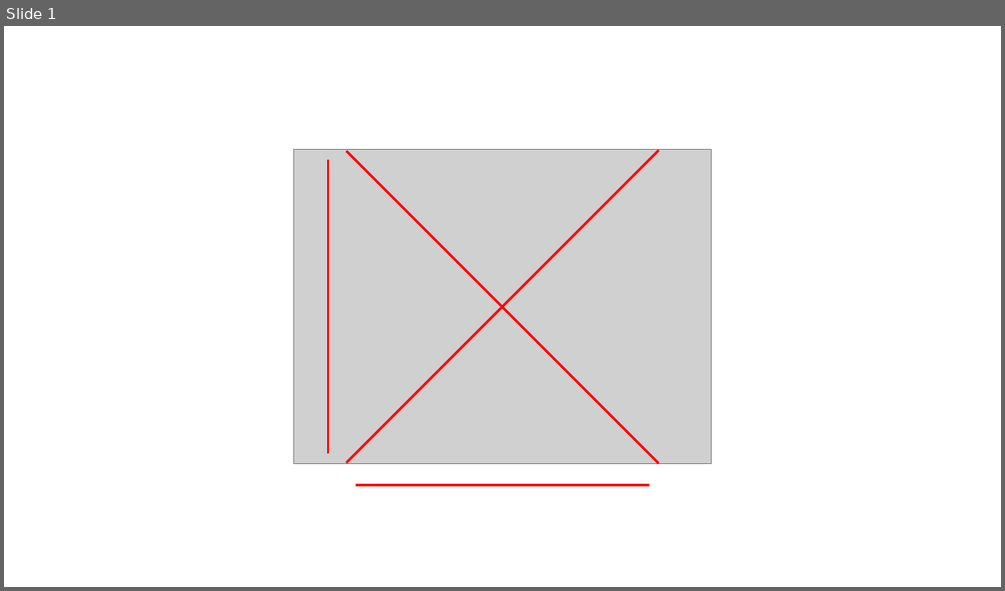
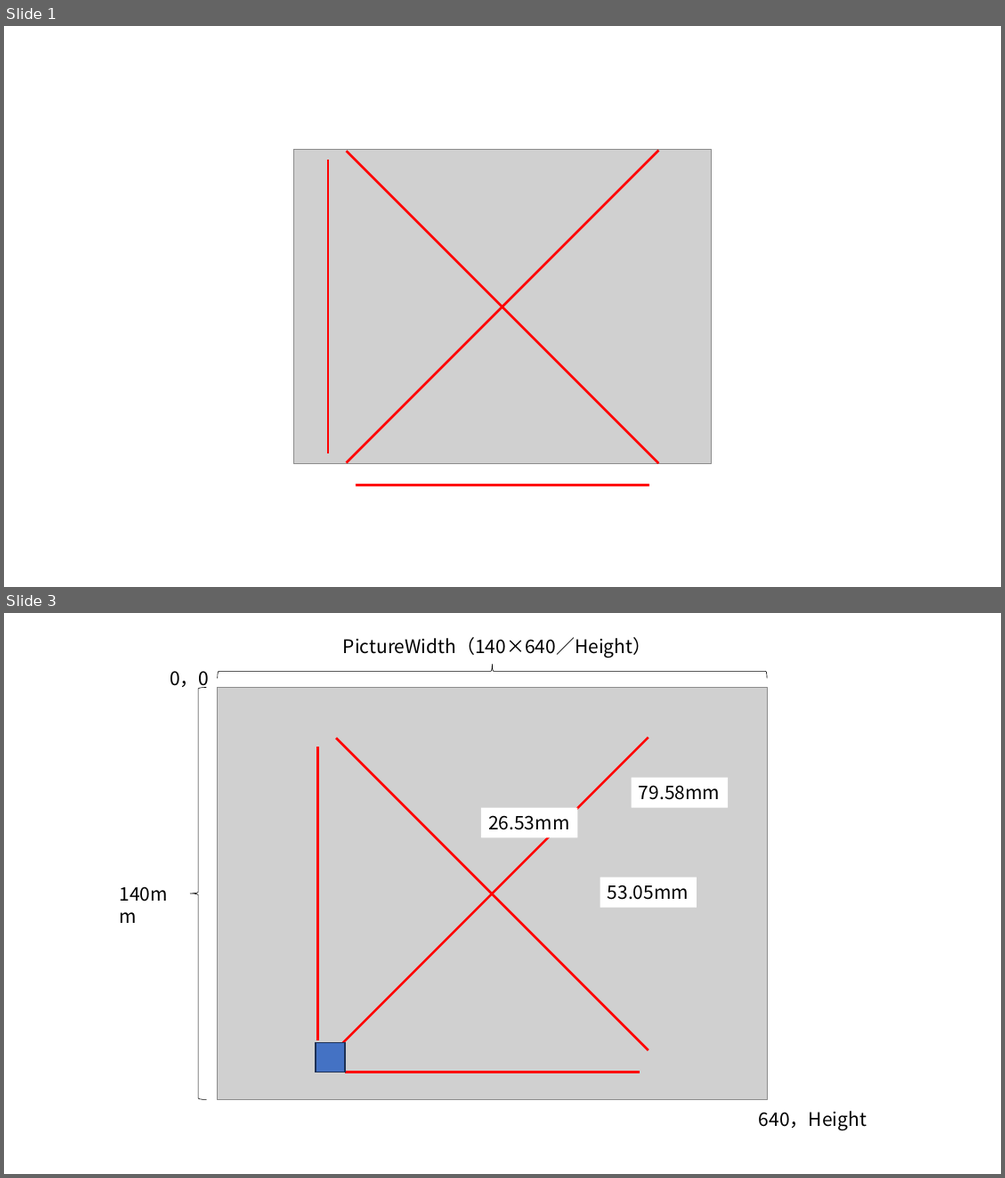
Before and after one commit to repositoryfiles/Apparent_grain_size2, a slide deck: やり方.pptx. Shown one above the other, each under a label of ours: slide 1 before the commit, slides 1 and 3 after it; the slides between them are not shown. The pictures are 1005x591 and 1005x1178 pixels, drawn with LibreOffice and Linux fonts; fonts in the diff are those of the drawing; grey boxes stand for pictures. Boxes give left, top, right and bottom in pixels: in the first picture for what was removed or moved away, otherwise in the second. Text is boxed around its words. In the diff, an @@ line names an element or a change of style, - is before the commit and + after.

```diff
--- a/やり方.pptx
+++ b/やり方.pptx
@@ slide 3 added at (4,613,1001,1174), background #FFFFFF @@
@@ text added at (343,637,652,657), 18 pt, text #000000 @@
+PictureWidth（140×640／Height）
@@ left brace added at (217,664,767,678), outline #000000 0.5 pt @@
@@ text added at (170,671,209,690), 18 pt, text #000000 @@
+0，0
@@ left brace added at (190,687,207,1099), outline #000000 0.5 pt @@
@@ picture added at (217,687,767,1099) @@
@@ line added from (336, 738) to (648, 1051), #FF0000 2.25 pt @@
@@ line added from (648, 737) to (336, 1050), #FF0000 2.25 pt @@
@@ line added from (318, 1041) to (318, 747), #FF0000 2.25 pt @@
@@ rectangle added at (631,778,728,807), fill #FFFFFF, 18 pt, text #000000 @@
+79.58mm
@@ rectangle added at (481,807,577,837), fill #FFFFFF, 18 pt, text #000000 @@
+26.53mm
@@ text added at (112,878,191,908), 18 pt, text #000000 @@
+140mm
@@ rectangle added at (600,877,696,907), fill #FFFFFF, 18 pt, text #000000 @@
+53.05mm
@@ rectangle added at (316,1042,345,1071), fill #4472C4, outline #1E3256 1 pt @@
@@ line added from (345, 1071) to (639, 1071), #FF0000 2.25 pt @@
@@ text added at (759,1111,866,1130), 18 pt, text #000000 @@
+640，Height
```
Also in this commit, not shown: 1 slide changed, 1 other file.
